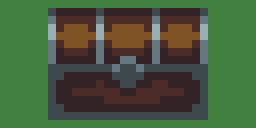
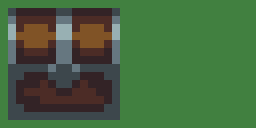
Layered file, before and after one edit (256 x 128). Changes by layer:
added group "Chest 2" with 3 layers above "Chest 1" over bbox(8, 8, 120, 120)
added layer "Layer 6" in group "Chest 2" over bbox(8, 8, 120, 120)
added layer "Layer 5" in group "Chest 2" over bbox(16, 8, 112, 112)
added layer "Layer 4" in group "Chest 2" over bbox(8, 8, 120, 120)
moved "Layer 3" into group "Chest 1" over bbox(48, 8, 208, 120)
moved "Layer 2" into group "Chest 1" over bbox(56, 8, 200, 112)
moved "Layer 1" into group "Chest 1" over bbox(48, 8, 208, 120)
